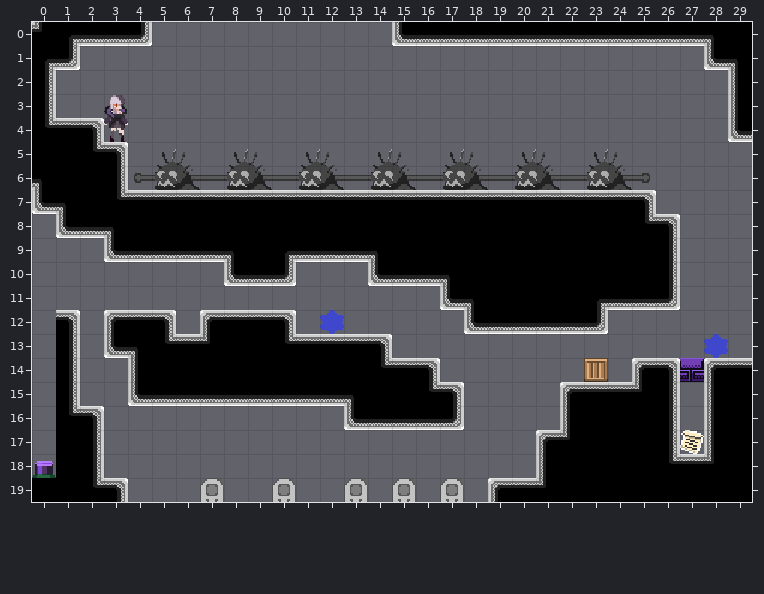
Tiled map, stored at Assets/maps/BookmarkLevels/2 - Lower Class Rooms/4 - TimestopWithEnemies.tmx. The picture above was drawn from the file before the commit.
Cells are 16x16 px. Shown: x 0..29, y 0..19.
Now the later version:
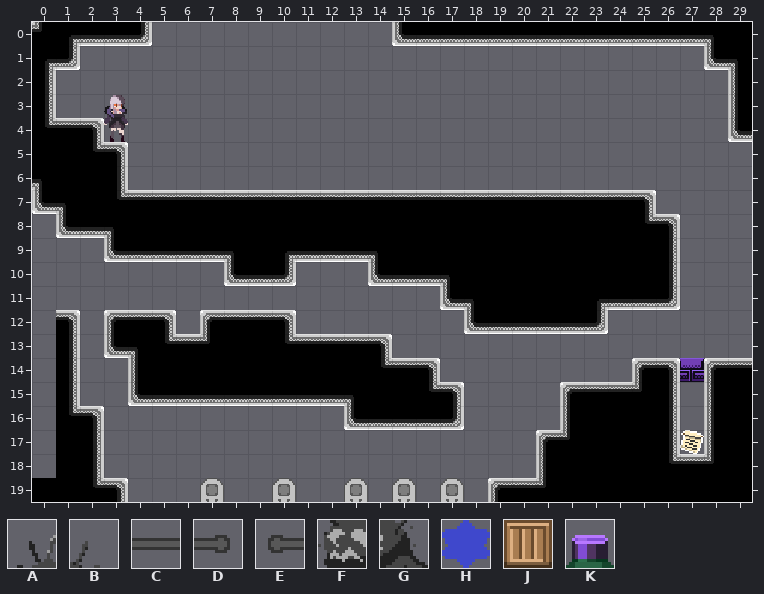
Key: from "PlaceholderSprites": A 1, B 2, C 13, D 14, E 14 flipped left-right, F 16, G 17, H 27, J 54, K 58.
_ is an empty cell, . an unchanged one.
Changes in this commit:
--- layer "bkg_far"
@@ x 12..12 @@
-12 H
+12 _
--- layer "bkg_close"
@@ x 4..25 @@
- 6 ECCCCCCCCCCCCCCCCCCCCD
+ 6 ______________________
--- layer "ground"
@@ x 5..24 @@
- 5 AB.AB.AB.AB.AB.AB.AB
- 6 FG.FG.FG.FG.FG.FG.FG
+ 5 __.__.__.__.__.__.__
+ 6 __.__.__.__.__.__.__
@@ x 23..28 @@
-13 .....H
-14 J.....
+13 ....._
+14 _.....
@@ x 0..0 @@
-18 K
+18 _
